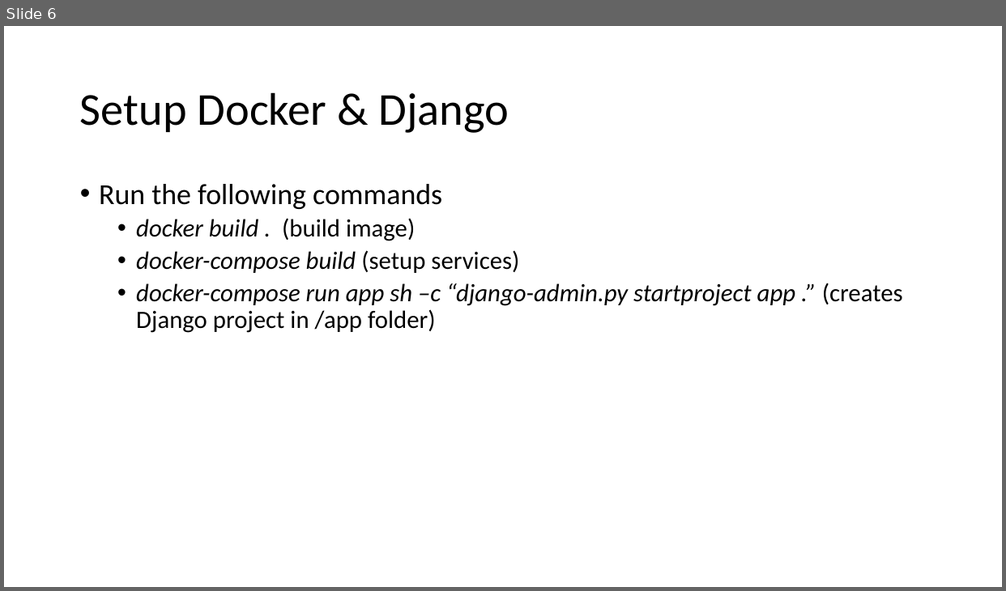
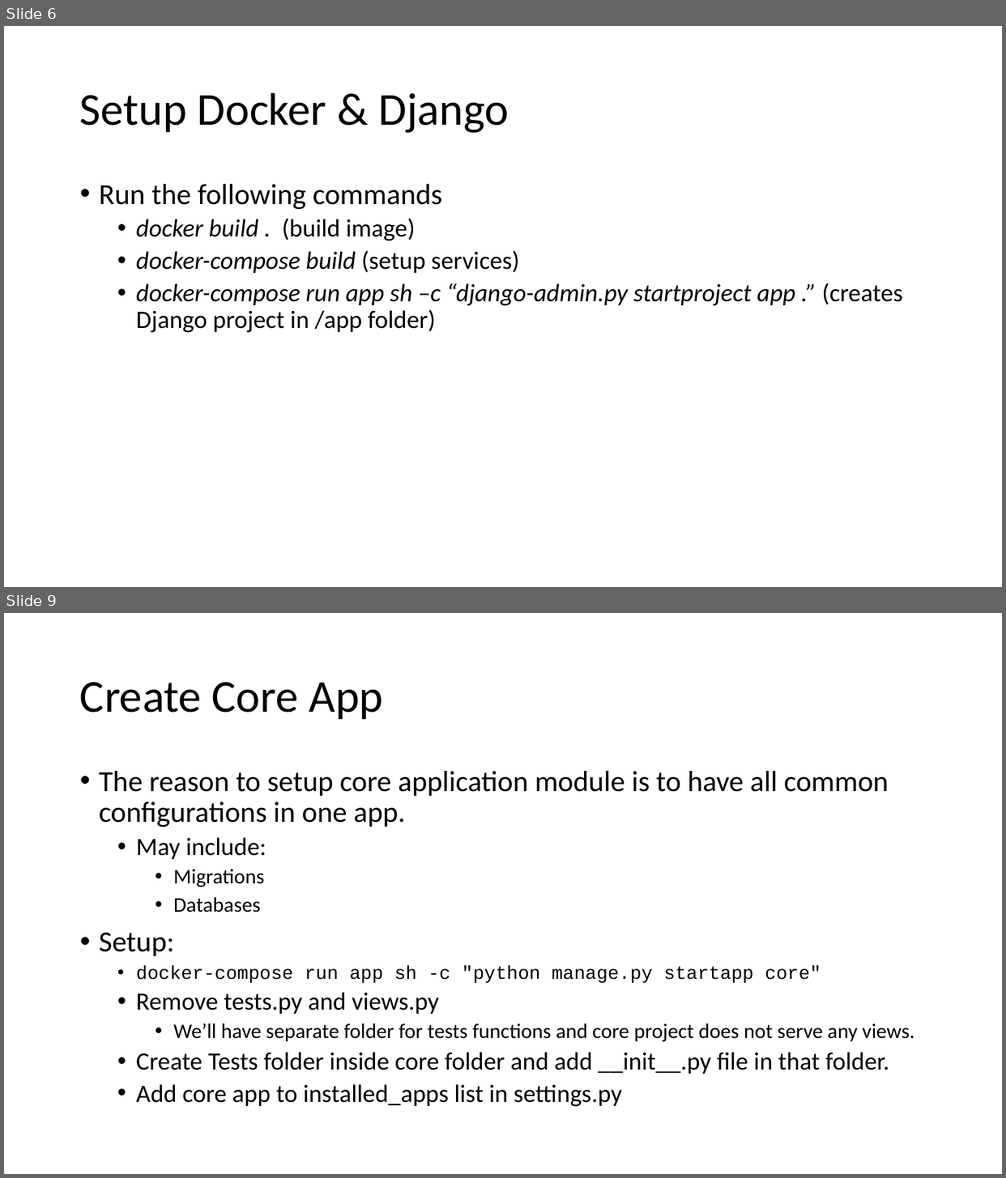
Before and after one commit to Smit24-git/recipe-app-api, a slide deck: Advance Django setup.pptx. Shown one above the other, each under a label of ours: slide 6 before the commit, slides 6 and 9 after it; the slides between them are not shown. The pictures are 1006x591 and 1006x1178 pixels, drawn with LibreOffice and Linux fonts; fonts in the diff are those of the drawing. Boxes give left, top, right and bottom in pixels: in the first picture for what was removed or moved away, otherwise in the second. Text is boxed around its words. In the diff, an @@ line names an element or a change of style, - is before the commit and + after.

```diff
--- a/Advance Django setup.pptx
+++ b/Advance Django setup.pptx
@@ slide 9 added at bbox=[4, 613, 1002, 1174], background #FFFFFF @@
@@ title added at bbox=[80, 682, 383, 719], 44 pt, text #000000 @@
+Create Core App
@@ text added at bbox=[99, 771, 914, 1107], 24 pt, text #000000 @@
+• The reason to setup core application module is to have all common configurations in one app.
+  • May include:
+    • Migrations
+    • Databases
+• Setup:
+  • docker-compose run app sh -c "python manage.py startapp core"
+  • Remove tests.py and views.py
+    • We’ll have separate folder for tests functions and core project does not serve any views.
+  • Create Tests folder inside core folder and add __init__.py file in that folder.
+  • Add core app to installed_apps list in settings.py
```
Also in this commit, not shown: 1 slide changed, 3 other slides added, 11 other files.
